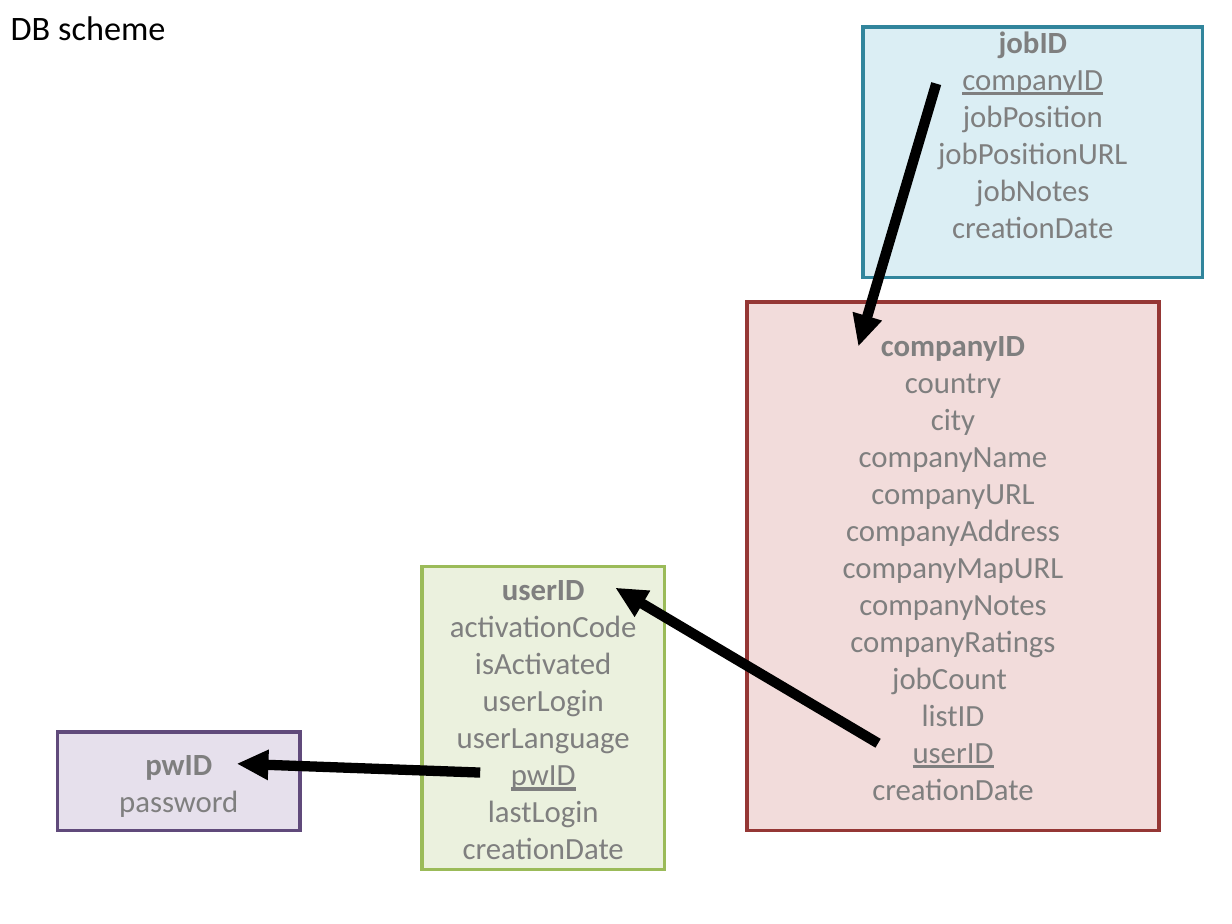
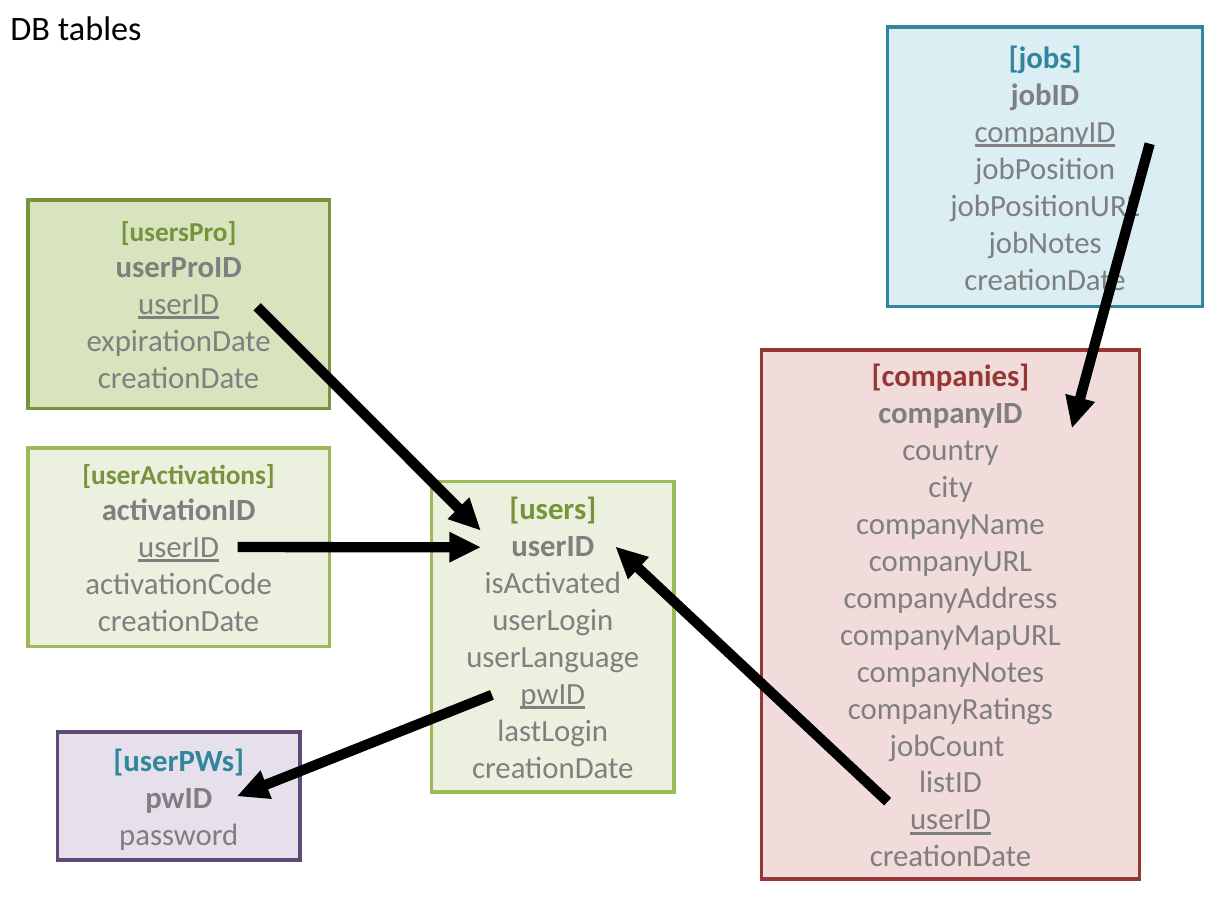
Before and after one commit to githubnorm/privat, a slide deck: slide 1 of ljsh/_docs/p1.ppt. Drawn at 1232x924 pixels with LibreOffice and Linux fonts; fonts in the diff are those of the drawing. Boxes give left, top, right and bottom in pixels: in the first picture for what was removed or moved away, otherwise in the second. Text is boxed around its words. In the diff, an @@ line names an element or a change of style, - is before the commit and + after.

Commit message:
new user tables + login/registry fields

```diff
--- a/ljsh/_docs/p1.ppt
+++ b/ljsh/_docs/p1.ppt
@@ text at [10, 16, 142, 41]: text changed @@
-DB scheme
+DB tables
@@ rectangle "[jobs]": place and size @@
-rectangle "[jobs]" at [864, 27, 1204, 277]
+rectangle "[jobs]" at [887, 27, 1202, 307]
@@ text in rectangle at [1009, 45, 1082, 73]: paragraph added @@
+[jobs]
@@ arrow moved from (936, 84) - (859, 346) to (1149, 144) - (1072, 428) @@
@@ rectangle added at [28, 200, 330, 408], fill #D7E4BD, outline #77933C 2.01 pt, 18 pt, text #7F7F7F @@
+[usersPro]
+userProID
+userID
+expirationDate
+creationDate
@@ arrow added from (257, 307) to (480, 530), #000000 6.01 pt @@
@@ rectangle "[companies]": place and size @@
-rectangle "[companies]" at [747, 302, 1159, 830]
+rectangle "[companies]" at [761, 350, 1140, 878]
@@ text in rectangle at [872, 363, 1030, 391]: paragraph added @@
+[companies]
@@ rectangle added at [28, 448, 330, 647], fill #EBF1DE, outline #9BBB59 2.01 pt, 18 pt, text #7F7F7F @@
+[userActivations]
+activationID
+userID
+activationCode
+creationDate
@@ rectangle "[users]": place and size @@
-rectangle "[users]" at [423, 567, 665, 870]
+rectangle "[users]" at [431, 482, 674, 792]
@@ text in rectangle at [509, 496, 596, 524]: paragraph added @@
+[users]
@@ arrow added from (238, 547) to (480, 547), #000000 6.01 pt @@
@@ arrow moved from (878, 743) - (616, 588) to (888, 802) - (616, 547) @@
@@ text in rectangle at [450, 612, 636, 637]: paragraph removed @@
-activationCode
@@ arrow moved from (480, 772) - (238, 764) to (492, 695) - (238, 796) @@
@@ rectangle "[userPWs]": place and size @@
-rectangle "[userPWs]" at [58, 732, 301, 830]
+rectangle "[userPWs]" at [58, 732, 301, 860]
@@ text in rectangle at [113, 748, 244, 776]: paragraph added @@
+[userPWs]
```
Also in this commit, not shown: 1 other slide changed, 10 other files.
